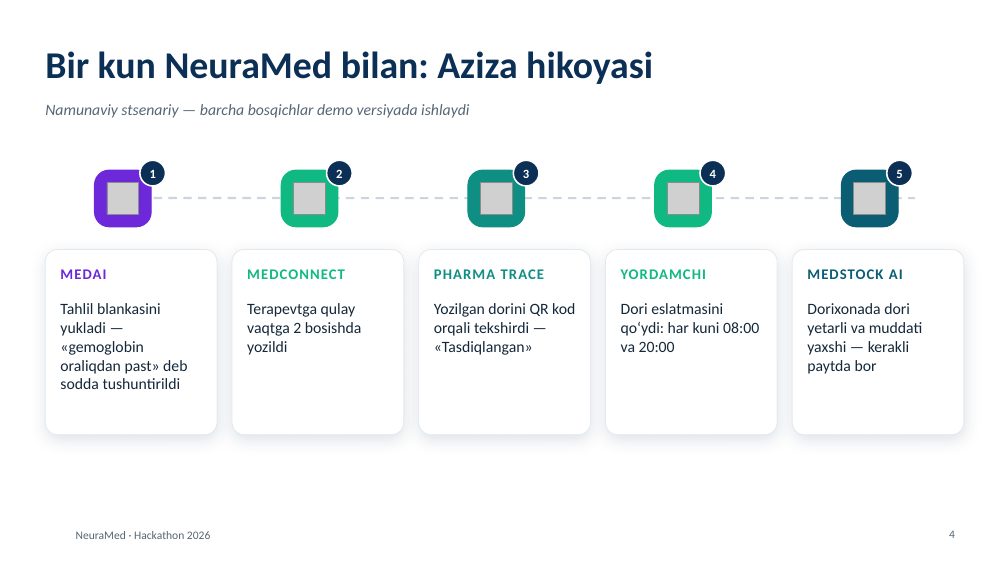
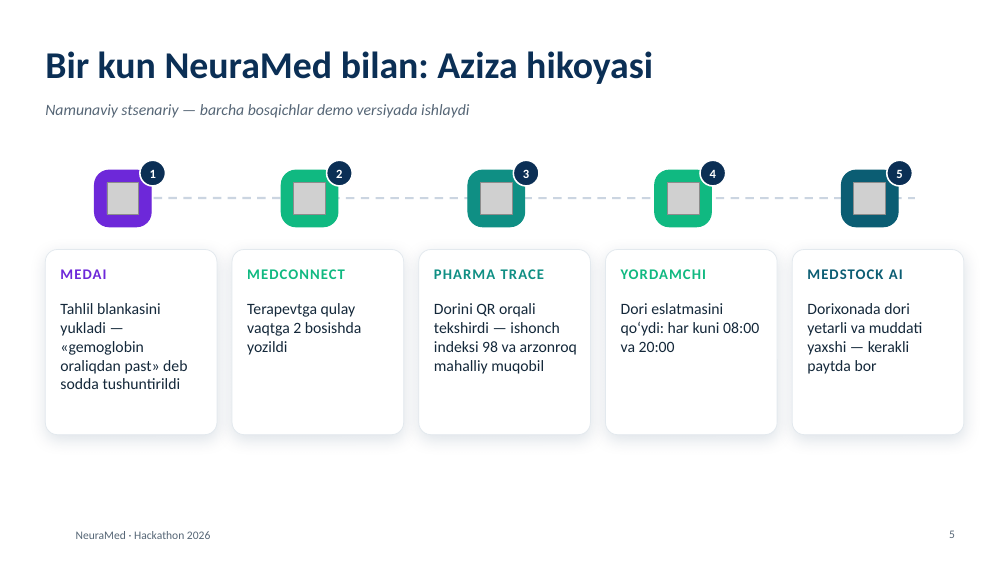
Before and after one commit to umarxon-008/umarxon-008, a slide deck: slide 5 of NeuraMed/taqdimot/NeuraMed-taqdimot.pptx (slide 4 before the commit). Drawn at 1008x567 pixels with LibreOffice and Linux fonts; fonts in the diff are those of the drawing; grey boxes stand for pictures; background and template pictures are left out. Boxes give left, top, right and bottom in pixels: in the first picture for what was removed or moved away, otherwise in the second. Text is boxed around its words. In the diff, an @@ line names an element or a change of style, - is before the commit and + after.

```diff
--- a/NeuraMed/taqdimot/NeuraMed-taqdimot.pptx
+++ b/NeuraMed/taqdimot/NeuraMed-taqdimot.pptx
@@ text at (434,303,577,374): text changed @@
-Yozilgan dorini QR kod orqali tekshirdi — «Tasdiqlangan»
+Dorini QR orqali tekshirdi — ishonch indeksi 98 va arzonroq mahalliy muqobil
@@ page number at (949,530,955,538): text changed @@
-4
+5
```
Also in this commit, not shown: 2 other slides changed, 2 slides added, 1 slide removed.
